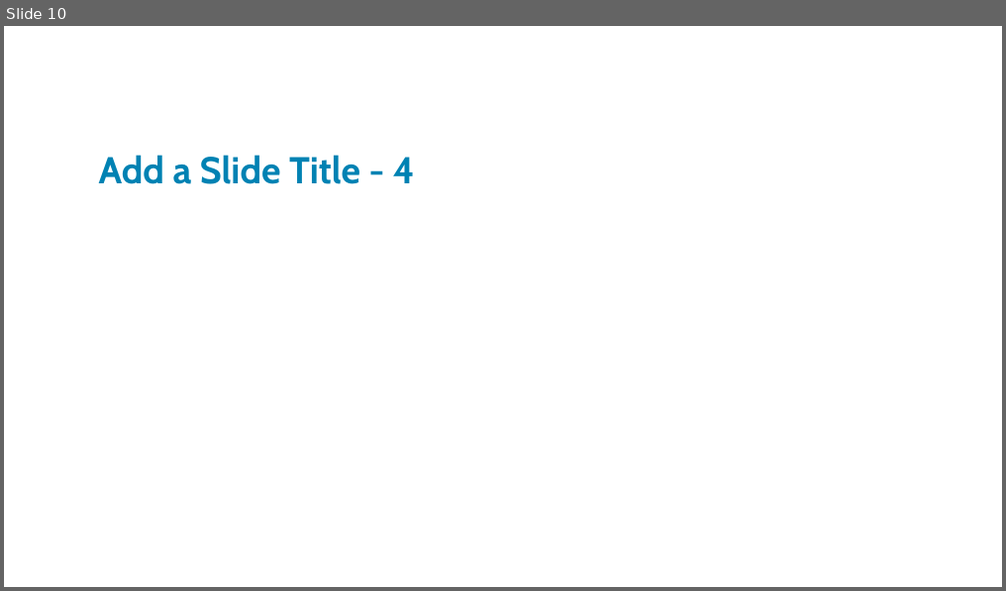
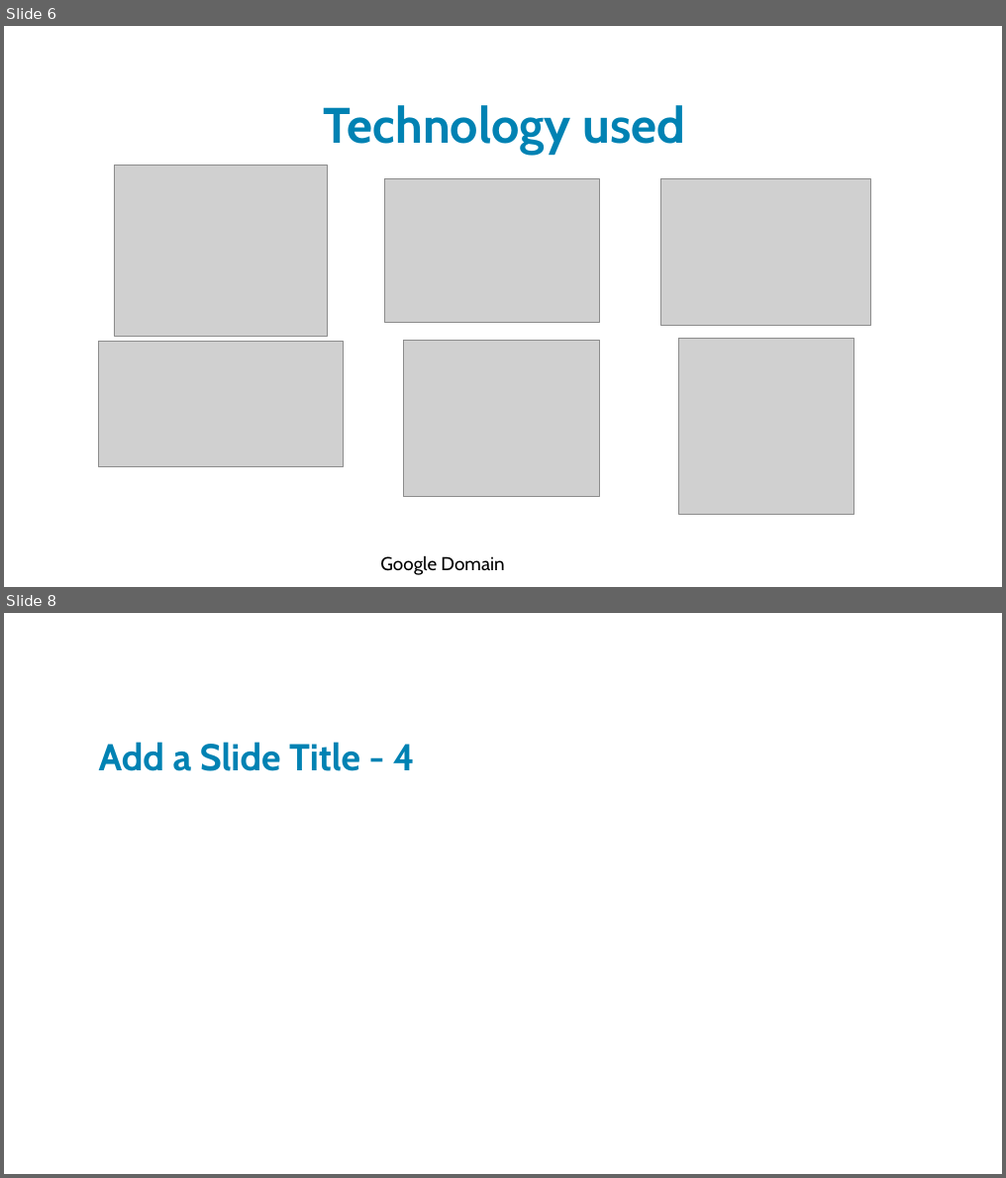
Before and after one commit to JoeyTatu/BusinessAppDev, a slide deck: Hybrid Search Mid-point Presentation.pptx. Shown one above the other, each under a label of ours: slide 10 before the commit, slides 6 and 8 after it; the slides between them are not shown. The pictures are 1006x591 and 1006x1178 pixels, drawn with LibreOffice and Linux fonts; fonts in the diff are those of the drawing; grey boxes stand for pictures; background and template pictures are left out. Boxes give left, top, right and bottom in pixels: in the first picture for what was removed or moved away, otherwise in the second. Text is boxed around its words. In the diff, an @@ line names an element or a change of style, - is before the commit and + after.

```diff
--- a/Hybrid Search Mid-point Presentation.pptx
+++ b/Hybrid Search Mid-point Presentation.pptx
@@ slide 6 added at bbox=[4, 26, 1002, 587], background picture (left out) @@
@@ title added at bbox=[324, 105, 685, 154], 48 pt, text #0083B3, bold @@
+Technology used
@@ picture added at bbox=[114, 166, 328, 336] @@
@@ picture added at bbox=[385, 179, 599, 322] @@
@@ picture added at bbox=[661, 179, 871, 325] @@
@@ picture added at bbox=[98, 341, 343, 467] @@
@@ picture added at bbox=[404, 340, 599, 496] @@
@@ picture added at bbox=[678, 339, 853, 514] @@
@@ text added at bbox=[380, 557, 504, 575], 18 pt, text #000000 @@
+Google Domain
@@ what was slide 10 is now slide 8 @@
```
Also in this commit, not shown: 3 slides removed.
